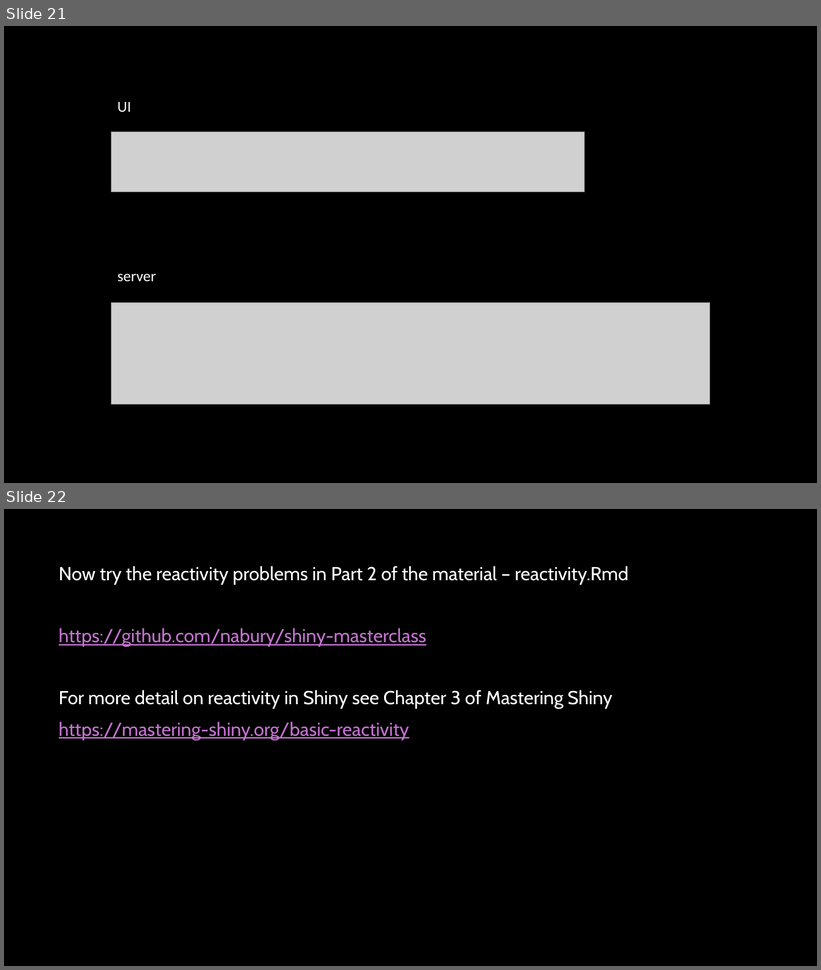
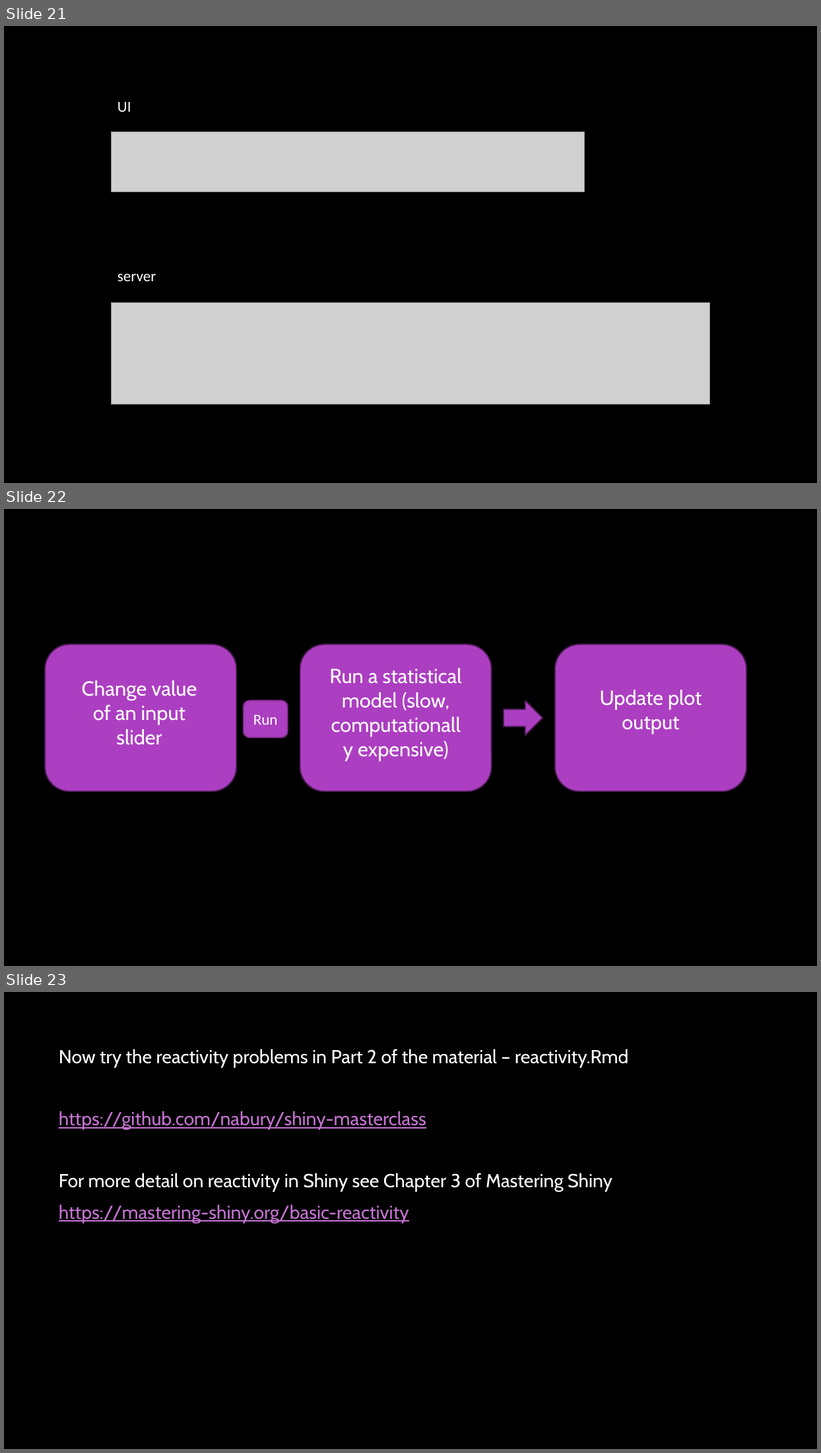
Before and after one commit to nabury/shiny-masterclass, a slide deck: Part 2/Slides part 2.pptx. Shown one above the other, each under a label of ours: slides 21 and 22 before the commit, slides 21, 22 and 23 after it. The pictures are 821x970 and 821x1453 pixels, drawn with LibreOffice and Linux fonts; fonts in the diff are those of the drawing; grey boxes stand for pictures; background and template pictures are left out. Boxes give left, top, right and bottom in pixels: in the first picture for what was removed or moved away, otherwise in the second. Text is boxed around its words. In the diff, an @@ line names an element or a change of style, - is before the commit and + after.

```diff
--- a/Part 2/Slides part 2.pptx
+++ b/Part 2/Slides part 2.pptx
@@ slide 22 added at (x1=4, y1=509, x2=817, y2=966), background picture (left out) @@
@@ rounded rectangle added at (x1=45, y1=644, x2=236, y2=791), fill #AC3EC1, outline #4B1B55 1.5 pt @@
@@ rounded rectangle added at (x1=300, y1=644, x2=491, y2=791), fill #AC3EC1, outline #4B1B55 1.5 pt @@
@@ rounded rectangle added at (x1=556, y1=644, x2=747, y2=791), fill #AC3EC1, outline #4B1B55 1.5 pt @@
@@ text added at (x1=82, y1=681, x2=197, y2=745), 24 pt, text #FFFFFF @@
+Change value of an input slider
@@ text added at (x1=329, y1=668, x2=462, y2=761), 24 pt, text #FFFFFF @@
+Run a statistical model (slow, computationally expensive)
@@ rounded rectangle added at (x1=244, y1=700, x2=288, y2=738), fill #AC3EC1, outline #7F2E8F 1.5 pt, 18 pt, text #FFFFFF @@
+Run
@@ right arrow added at (x1=249, y1=703, x2=288, y2=738), fill #AC3EC1, outline #4B1B55 1.5 pt @@
@@ right arrow added at (x1=504, y1=700, x2=543, y2=735), fill #AC3EC1, outline #4B1B55 1.5 pt @@
@@ text added at (x1=600, y1=690, x2=702, y2=734), 24 pt, text #FFFFFF @@
+Update plot output
@@ what was slide 22 is now slide 23 @@
```
Also in this commit, not shown: 5 slides changed, 1 other slide added, 1 slide removed.
